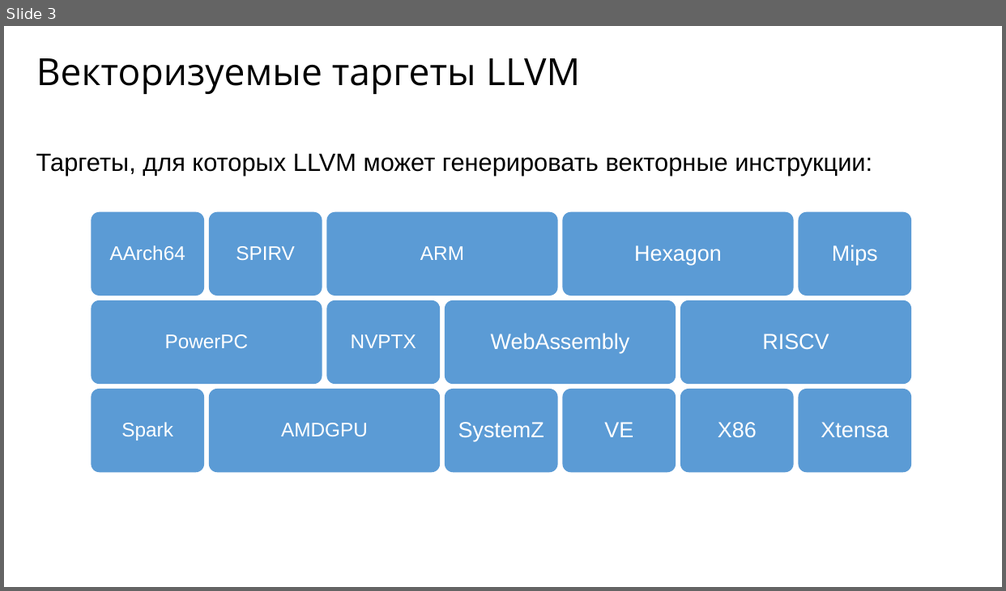
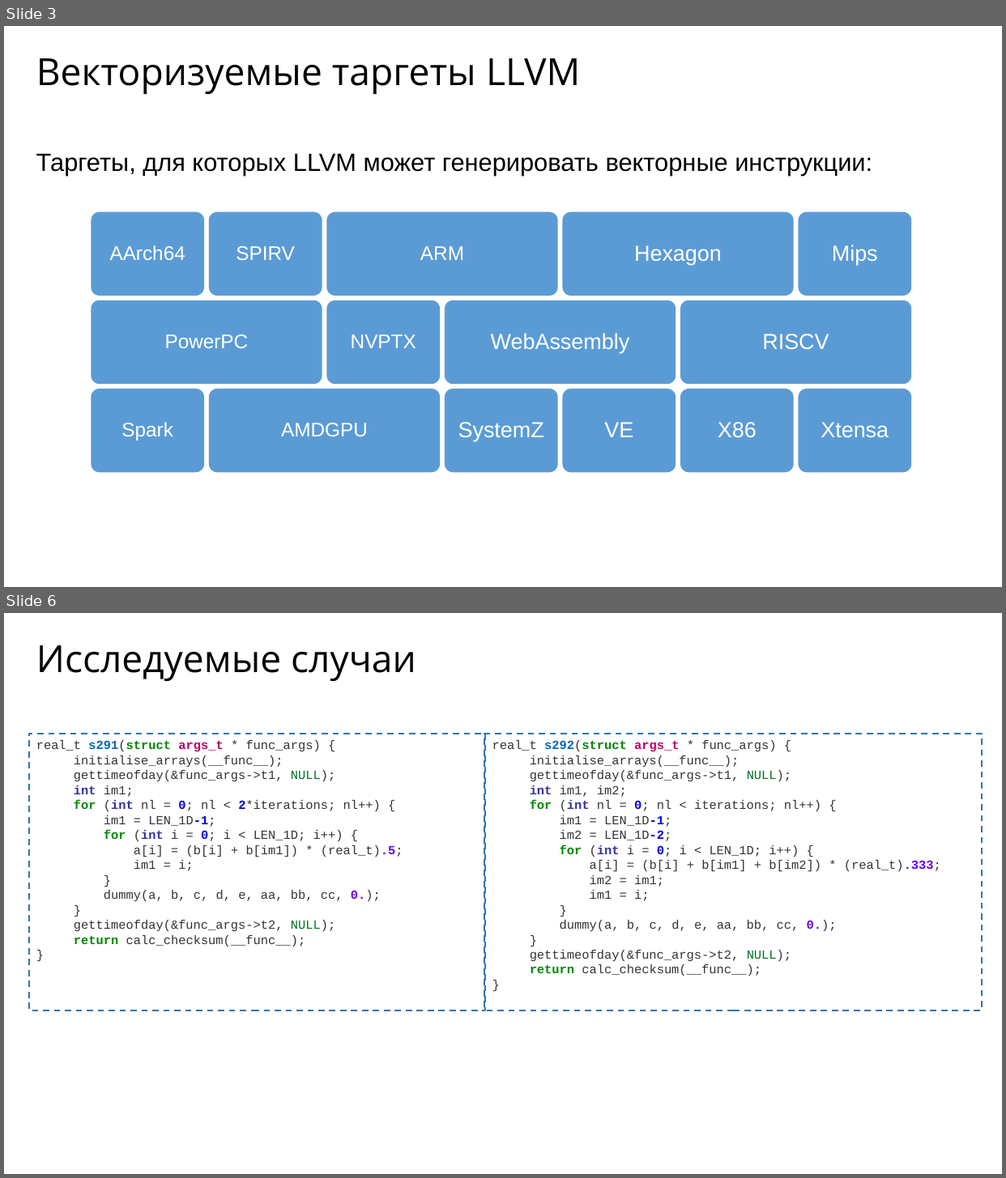
Before and after one commit to pahansan/step_in_science, a slide deck: presentation.pptx. Shown one above the other, each under a label of ours: slide 3 before the commit, slides 3 and 6 after it; the slides between them are not shown. The pictures are 1006x591 and 1006x1178 pixels, drawn with LibreOffice and Linux fonts; fonts in the diff are those of the drawing. Boxes give left, top, right and bottom in pixels: in the first picture for what was removed or moved away, otherwise in the second. Text is boxed around its words. In the diff, an @@ line names an element or a change of style, - is before the commit and + after.

```diff
--- a/presentation.pptx
+++ b/presentation.pptx
@@ slide 6 added at (4, 613, 1002, 1174), background #FFFFFF @@
@@ text added at (36, 645, 416, 681), 36 pt, text #000000 @@
+Исследуемые случаи
@@ rectangle added at (28, 734, 485, 1011), outline #2E75B5 1.5 pt dashed, 12 pt, text #333333 @@
+real_t s291(struct args_t * func_args) {
+initialise_arrays(__func__);
+gettimeofday(&func_args->t1, NULL);
+int im1;
+for (int nl = 0; nl < 2*iterations; nl++) {
+im1 = LEN_1D-1;
+for (int i = 0; i < LEN_1D; i++) {
+a[i] = (b[i] + b[im1]) * (real_t).5;
+im1 = i;
+}
+dummy(a, b, c, d, e, aa, bb, cc, 0.);
+}
+gettimeofday(&func_args->t2, NULL);
+return calc_checksum(__func__);
+}
@@ rectangle added at (484, 734, 982, 1011), outline #2E75B5 1.5 pt dashed, 12 pt, text #333333 @@
+real_t s292(struct args_t * func_args) {
+initialise_arrays(__func__);
+gettimeofday(&func_args->t1, NULL);
+int im1, im2;
+for (int nl = 0; nl < iterations; nl++) {
+im1 = LEN_1D-1;
+im2 = LEN_1D-2;
+for (int i = 0; i < LEN_1D; i++) {
+a[i] = (b[i] + b[im1] + b[im2]) * (real_t).333;
+im2 = im1;
+im1 = i;
+}
+dummy(a, b, c, d, e, aa, bb, cc, 0.);
+}
+gettimeofday(&func_args->t2, NULL);
+return calc_checksum(__func__);
+}
```
Also in this commit, not shown: 1 slide changed, 44 other slides added.
